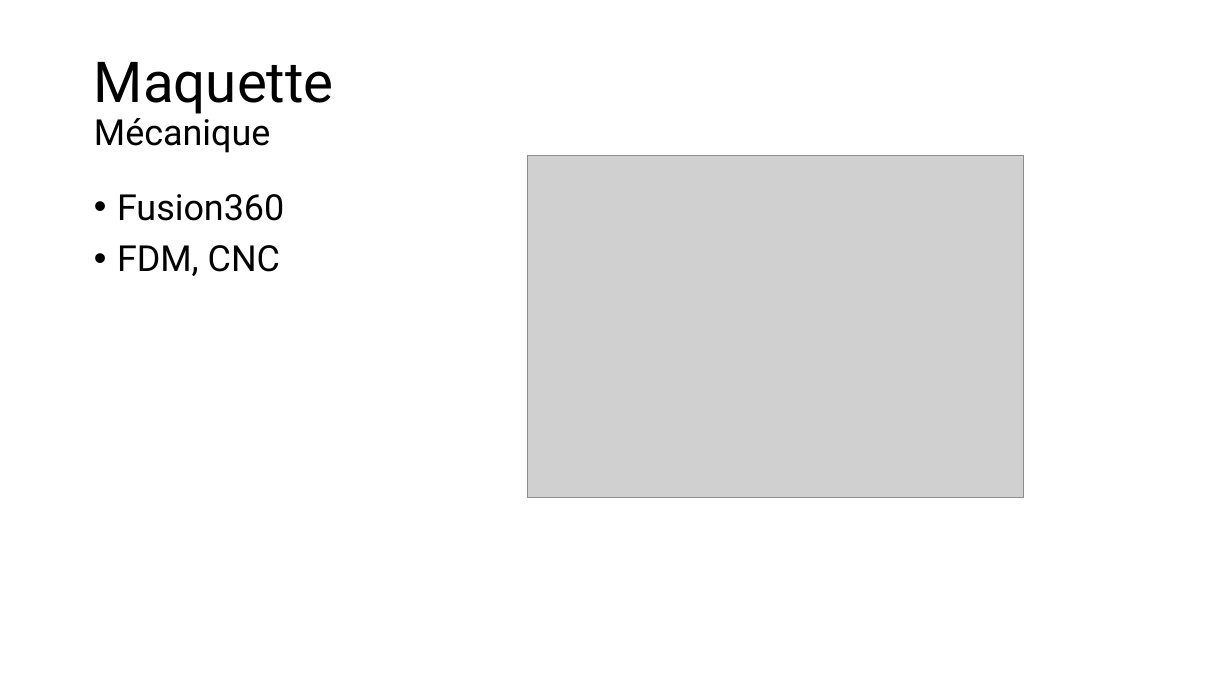
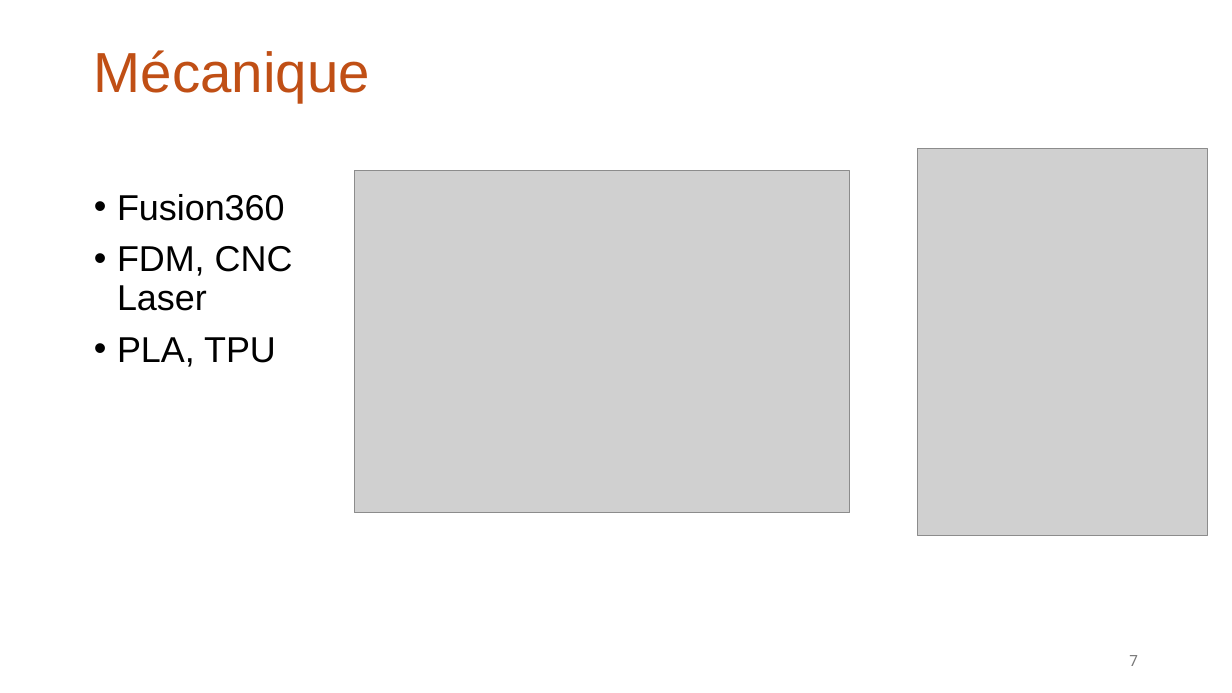
Before and after one commit to Ding-Jeremy/Self-Balancing-Bot, a slide deck: slide 7 of A_Documentation/Defense.pptx (slide 5 before the commit). Drawn at 1232x693 pixels with LibreOffice and Linux fonts; fonts in the diff are those of the drawing; grey boxes stand for pictures. Boxes give left, top, right and bottom in pixels: in the first picture for what was removed or moved away, otherwise in the second. Text is boxed around its words. In the diff, an @@ line names an element or a change of style, - is before the commit and + after.

```diff
--- a/A_Documentation/Defense.pptx
+++ b/A_Documentation/Defense.pptx
@@ title at [94, 50, 370, 103]: text changed; size 28 to 44 pt; font Roboto to Arial; text colour #000000 to #C04F15 @@
-Maquette
-Mécanique
+Mécanique
@@ picture added at [918, 149, 1208, 536] @@
@@ picture: place and size @@
-picture at [528, 155, 1024, 497]
+picture at [354, 171, 850, 513]
@@ text at [117, 194, 285, 221]: font Roboto to Arial in "Fusion360" @@
@@ text at [117, 246, 293, 367]: text changed; font Roboto to Arial @@
-• FDM, CNC
+• FDM, CNC
+  Laser
+• PLA, TPU
@@ page number added at [1129, 655, 1138, 666], 12 pt, text #797979 @@
+7
```
Also in this commit, not shown: 4 other slides changed, 24 slides added, 14 other files.
